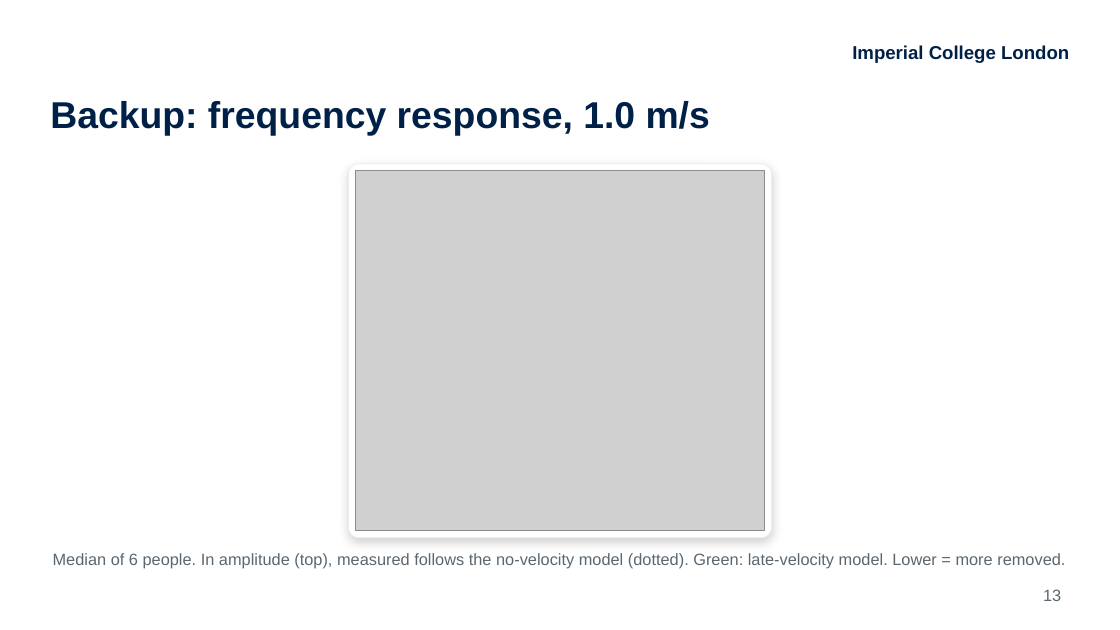
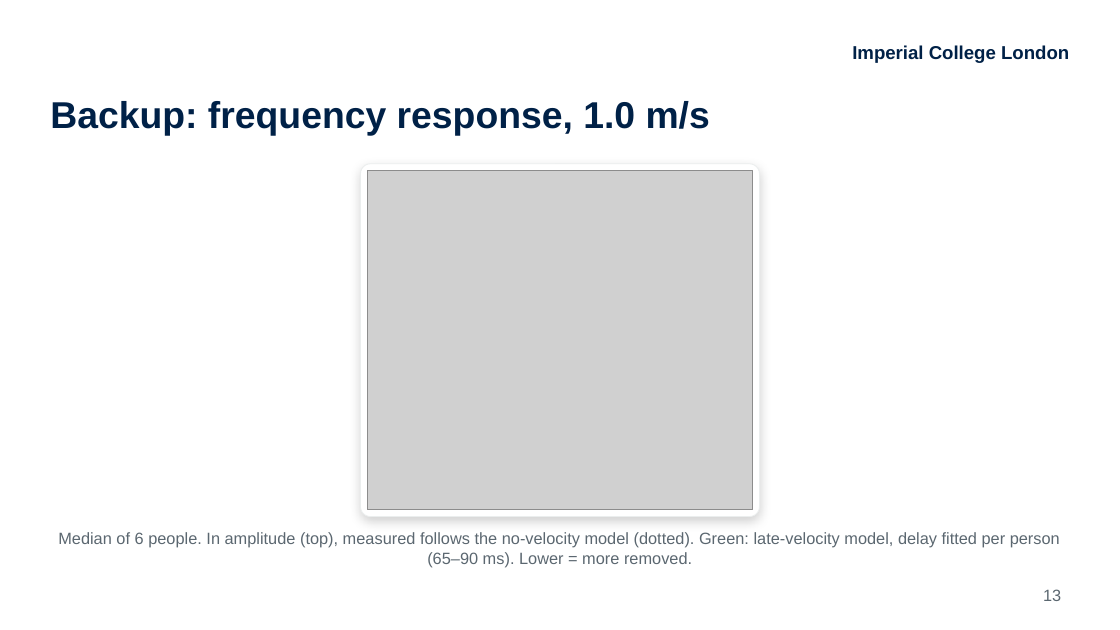
Before and after one commit to fechachris4/HumanSL_MAIN, a slide deck: slide 13 of presentation/World_Stable_Supernumerary_Effectors_Akabueze.pptx. Drawn at 1120x630 pixels with LibreOffice and Linux fonts; fonts in the diff are those of the drawing; grey boxes stand for pictures. Boxes give left, top, right and bottom in pixels: in the first picture for what was removed or moved away, otherwise in the second. Text is boxed around its words. In the diff, an @@ line names an element or a change of style, - is before the commit and + after.

```diff
--- a/presentation/World_Stable_Supernumerary_Effectors_Akabueze.pptx
+++ b/presentation/World_Stable_Supernumerary_Effectors_Akabueze.pptx
@@ rounded rectangle resized from (x1=349, y1=164, x2=772, y2=538) to (x1=360, y1=164, x2=760, y2=517) @@
@@ rounded rectangle at (x1=360, y1=164, x2=760, y2=517): proportions changed @@
@@ picture resized from (x1=355, y1=171, x2=765, y2=531) to (x1=367, y1=171, x2=753, y2=510) @@
@@ text at (x1=58, y1=532, x2=1060, y2=568): text changed @@
-Median of 6 people. In amplitude (top), measured follows the no-velocity model (dotted). Green: late-velocity model. Lower = more removed.
+Median of 6 people. In amplitude (top), measured follows the no-velocity model (dotted). Green: late-velocity model, delay fitted per person (65–90 ms). Lower = more removed.
```
Also in this commit, not shown: 3 other slides changed, 1 other file.
